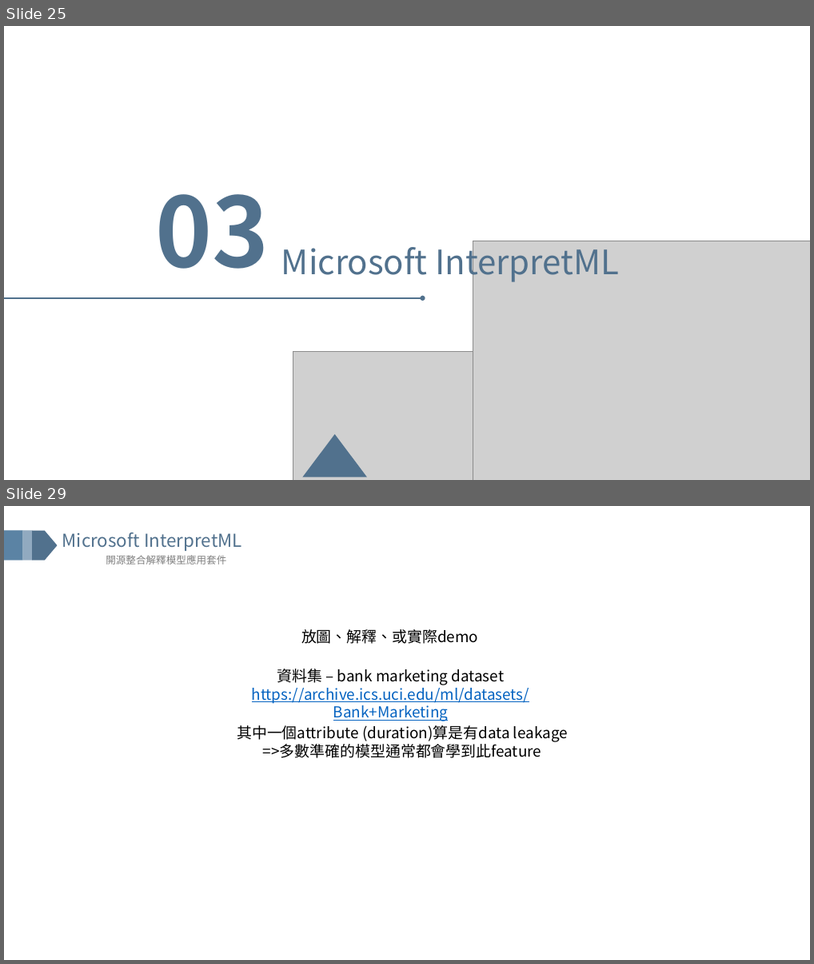
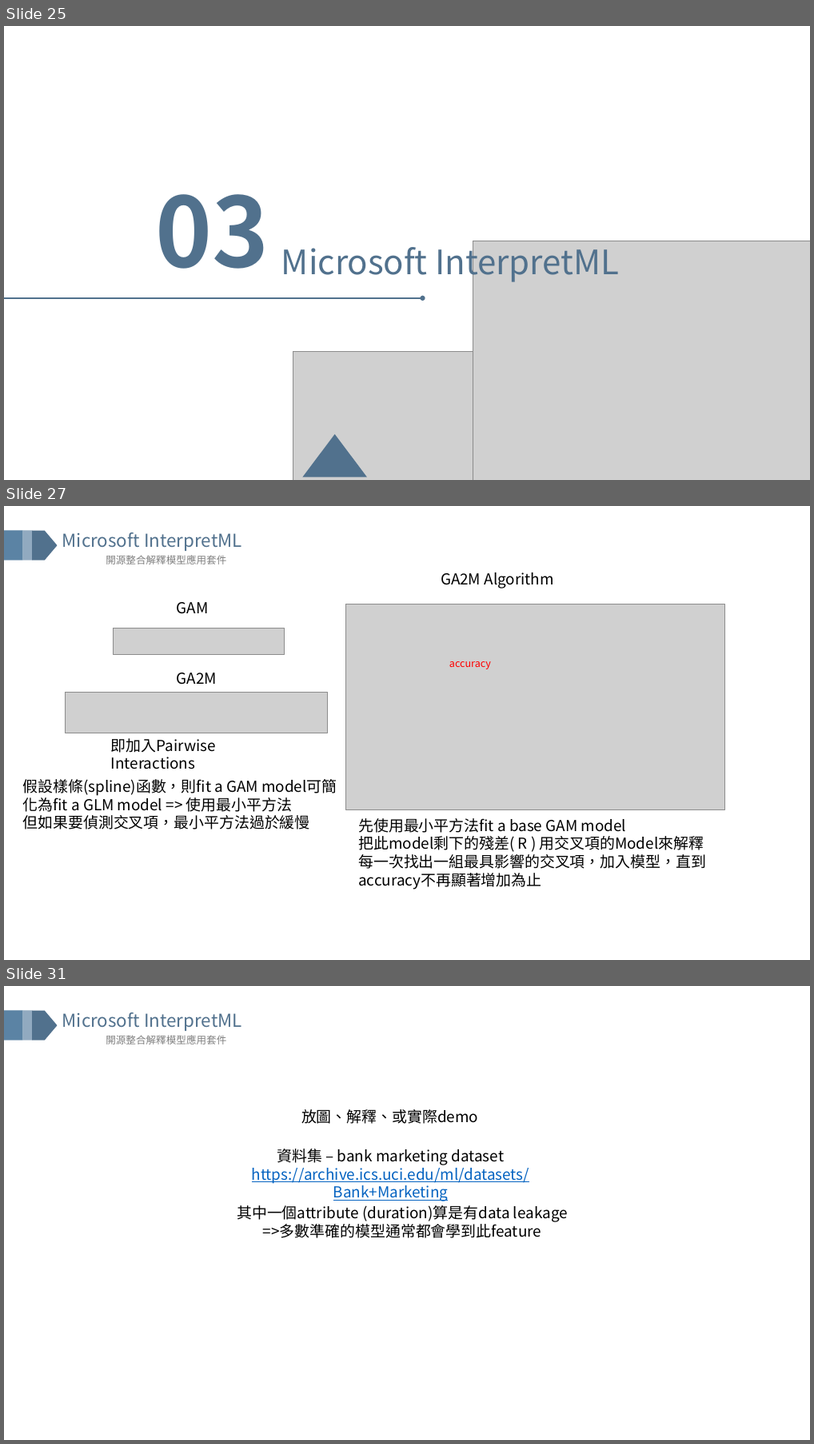
Before and after one commit to GISH123/Cathay-Holdings-CIP-Projects-for-Interpretable-Machine-Learning, a slide deck: IML(version 1,detailed).pptx. Shown one above the other, each under a label of ours: slides 25 and 29 before the commit, slides 25, 27 and 31 after it; the slides between them are not shown. The pictures are 814x964 and 814x1444 pixels, drawn with LibreOffice and Linux fonts; fonts in the diff are those of the drawing; grey boxes stand for pictures. Boxes give left, top, right and bottom in pixels: in the first picture for what was removed or moved away, otherwise in the second. Text is boxed around its words. In the diff, an @@ line names an element or a change of style, - is before the commit and + after.

```diff
--- a/IML(version 1,detailed).pptx
+++ b/IML(version 1,detailed).pptx
@@ slide 27 added at bbox=[4, 506, 810, 960], background #FFFFFF; not listed: 5 template elements that a slide beside it also shows @@
@@ text added at bbox=[441, 572, 554, 588], 18 pt, text #000000 @@
+GA2M Algorithm
@@ text added at bbox=[177, 602, 209, 614], 18 pt, text #000000 @@
+GAM
@@ picture added at bbox=[346, 604, 725, 810] @@
@@ picture added at bbox=[114, 628, 285, 654] @@
@@ text added at bbox=[177, 672, 217, 684], 18 pt, text #000000 @@
+GA2M
@@ text added at bbox=[450, 661, 491, 669], 12 pt, text #FF0000 @@
+accuracy
@@ picture added at bbox=[65, 692, 327, 733] @@
@@ text added at bbox=[111, 738, 216, 769], 18 pt, text #000000 @@
+即加入Pairwise Interactions
@@ text added at bbox=[23, 779, 310, 829], 18 pt, text #000000 @@
+假設樣條(spline)函數，則fit a GAM model可簡化為fit a GLM model => 使用最小平方法
+但如果要偵測交叉項，最小平方法過於緩慢
@@ text added at bbox=[358, 818, 706, 889], 18 pt, text #000000 @@
+先使用最小平方法fit a base GAM model
+把此model剩下的殘差( R ) 用交叉項的Model來解釋
+每一次找出一組最具影響的交叉項，加入模型，直到accuracy不再顯著增加為止
@@ what was slide 29 is now slide 31 @@
```
Also in this commit, not shown: 5 slides changed, 6 other slides added, 5 slides removed.
